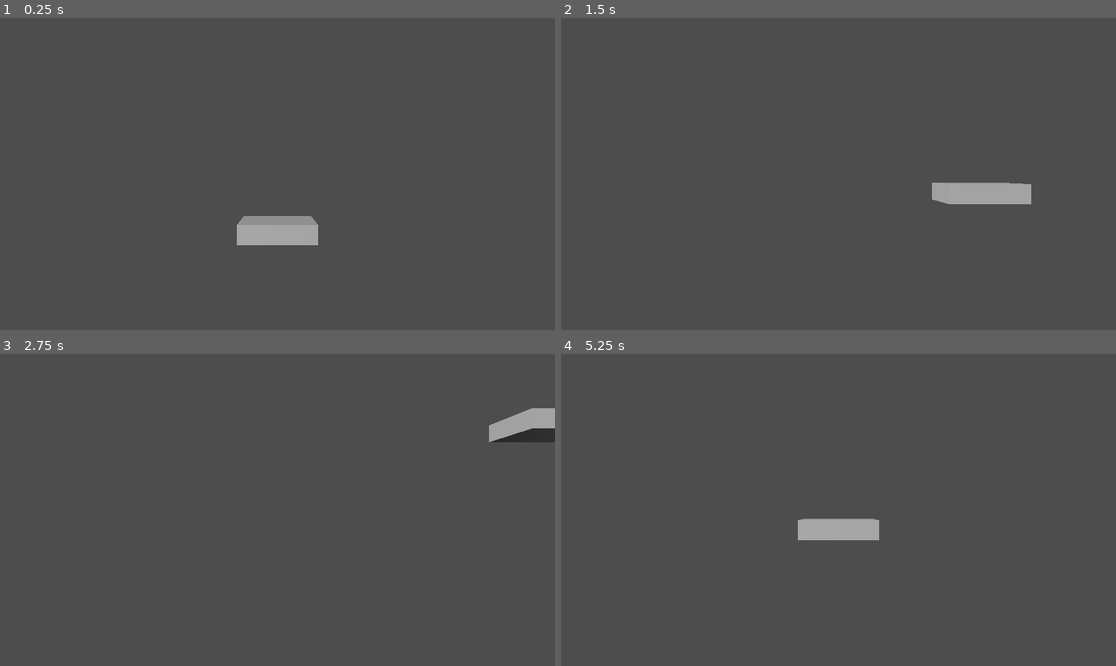
Above: before the commit, frames 1-4 (two rows, left to right).
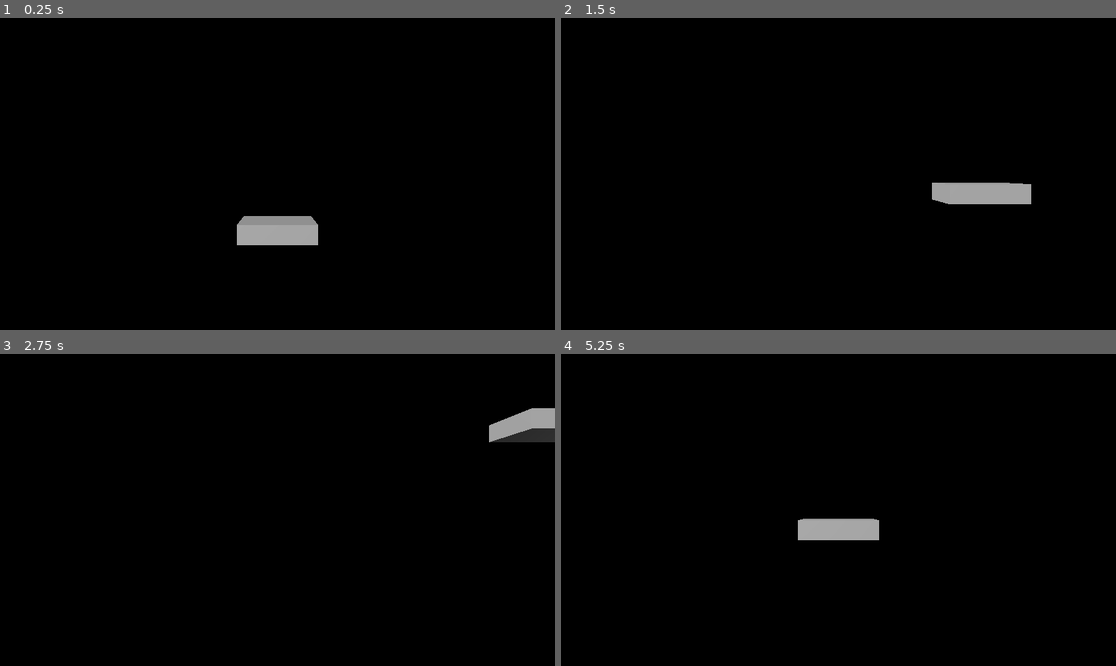
Above: after the commit, the same moments.

Repository: bonkybub/godot_wild_jam_93
Game: Godot game, scene res://Scenes/main.tscn
The game is run twice, just before and just after one commit, with the same random seed, the same clock (stepped at 60 frames per second) and the same inputs.
Inputs:
- Up to frame 1 (0.25 s): no input
- Up to frame 2 (1.5 s): tap Enter at 0.5 s; hold D (roll_right) 0.53-1.28 s; hold W (pitch_down) from 1.28 s (still down)
- Up to frame 3 (2.75 s): release W (pitch_down) at 2.03 s; hold D (roll_right) from 2.03 s (still down)
- Up to frame 4 (5.25 s): release D (roll_right) at 2.78 s; hold S (pitch_up) 2.78-3.53 s; hold A (roll_left) 3.53-5.03 s; hold W (pitch_down) from 5.03 s (still down)

The runs differ from the first frame. In frame 1, 99% of the frame differs, in the area x 0-100%, y 0-100%; in frame 2, 99%; in frame 3, 99%; in frame 4, 99%.

Commit message:
created player mover (move player and cam forward)

Diff:
--- a/godot-wild-jam-93/Scenes/main.tscn
+++ b/godot-wild-jam-93/Scenes/main.tscn
@@ -1,6 +1,13 @@
 [gd_scene format=3 uid="uid://58m50yobhbde"]
 
-[ext_resource type="Script" uid="uid://7eqr2ek2diiy" path="res://Scenes/player.gd" id="1_jjgbg"]
+[ext_resource type="Script" uid="uid://bsaqeg5gb4ufy" path="res://Scripts/player_mover.gd" id="1_bo1nx"]
+[ext_resource type="Script" uid="uid://7eqr2ek2diiy" path="res://Scripts/player.gd" id="1_jjgbg"]
+
+[sub_resource type="Sky" id="Sky_jjgbg"]
+
+[sub_resource type="Environment" id="Environment_bo1nx"]
+background_mode = 2
+sky = SubResource("Sky_jjgbg")
 
 [sub_resource type="BoxMesh" id="BoxMesh_bo1nx"]
 size = Vector3(2, 0.5, 1)
@@ -10,19 +17,6 @@
 
 [node name="Main" type="Node3D" unique_id=702117852]
 
-[node name="Camera3D" type="Camera3D" parent="." unique_id=2104067134]
-transform = Transform3D(1, 0, 0, 0, 1, 0, 0, 0, 1, 0, 1.5, 5.5)
-
-[node name="Player" type="CharacterBody3D" parent="." unique_id=1900338754]
-script = ExtResource("1_jjgbg")
-
-[node name="Model_Test" type="MeshInstance3D" parent="Player" unique_id=908683444]
-mesh = SubResource("BoxMesh_bo1nx")
-
-[node name="CollisionShape3D" type="CollisionShape3D" parent="Player" unique_id=815884888]
-transform = Transform3D(1, 0, 0, 0, 1, 0, 0, 0, 1, 0.001083374, -0.00036621094, 0)
-shape = SubResource("BoxShape3D_7u77a")
-
 [node name="DirectionalLight3D" type="DirectionalLight3D" parent="." unique_id=83654762]
 transform = Transform3D(0.71733636, 0.3237173, -0.6169568, 1.2705212e-08, 0.88550717, 0.46462572, 0.69672704, -0.3332929, 0.63520646, -4.917577, 3.7777722, 5.2983046)
 light_energy = 2.0
@@ -30,3 +24,22 @@
 [node name="DirectionalLight3D2" type="DirectionalLight3D" parent="." unique_id=536468589]
 transform = Transform3D(-0.37066355, 0.37353915, 0.8503394, 0.15762307, 0.92757577, -0.33875975, -0.9152943, 0.008467204, -0.4026969, 7.529766, -1.159795, -3.5274656)
 light_energy = 0.1
+
+[node name="WorldEnvironment" type="WorldEnvironment" parent="." unique_id=685235523]
+environment = SubResource("Environment_bo1nx")
+
+[node name="Player Mover" type="Node3D" parent="." unique_id=111333518]
+script = ExtResource("1_bo1nx")
+
+[node name="Camera3D" type="Camera3D" parent="Player Mover" unique_id=2104067134]
+transform = Transform3D(1, 0, 0, 0, 1, 0, 0, 0, 1, 0, 1.5, 5.5)
+
+[node name="Player" type="CharacterBody3D" parent="Player Mover" unique_id=1900338754]
+script = ExtResource("1_jjgbg")
+
+[node name="Model_Test" type="MeshInstance3D" parent="Player Mover/Player" unique_id=908683444]
+mesh = SubResource("BoxMesh_bo1nx")
+
+[node name="CollisionShape3D" type="CollisionShape3D" parent="Player Mover/Player" unique_id=815884888]
+transform = Transform3D(1, 0, 0, 0, 1, 0, 0, 0, 1, 0.001083374, -0.00036621094, 0)
+shape = SubResource("BoxShape3D_7u77a")
--- a/godot-wild-jam-93/Scenes/player.gd
+++ b/godot-wild-jam-93/Scripts/player.gd
@@ -1,7 +1,8 @@
+class_name Player
 extends CharacterBody3D
 # Didn't know Godot gave you an example script, so I'm building it off of that
 
-const SPEED = 5.0
+const SPEED: float = 5.0
 
 func _physics_process(delta: float) -> void:
 
--- /dev/null
+++ b/godot-wild-jam-93/Scripts/player_mover.gd
@@ -0,0 +1,7 @@
+class_name PlayerMover
+extends Node3D
+
+var move_speed: float = 5.0
+
+func _physics_process(delta: float) -> void:
+	position.z -= move_speed * delta
Renamed: godot-wild-jam-93/Scenes/player.gd.uid -> godot-wild-jam-93/Scripts/player.gd.uid
Not shown, added: godot-wild-jam-93/Scripts/player_mover.gd.uid
